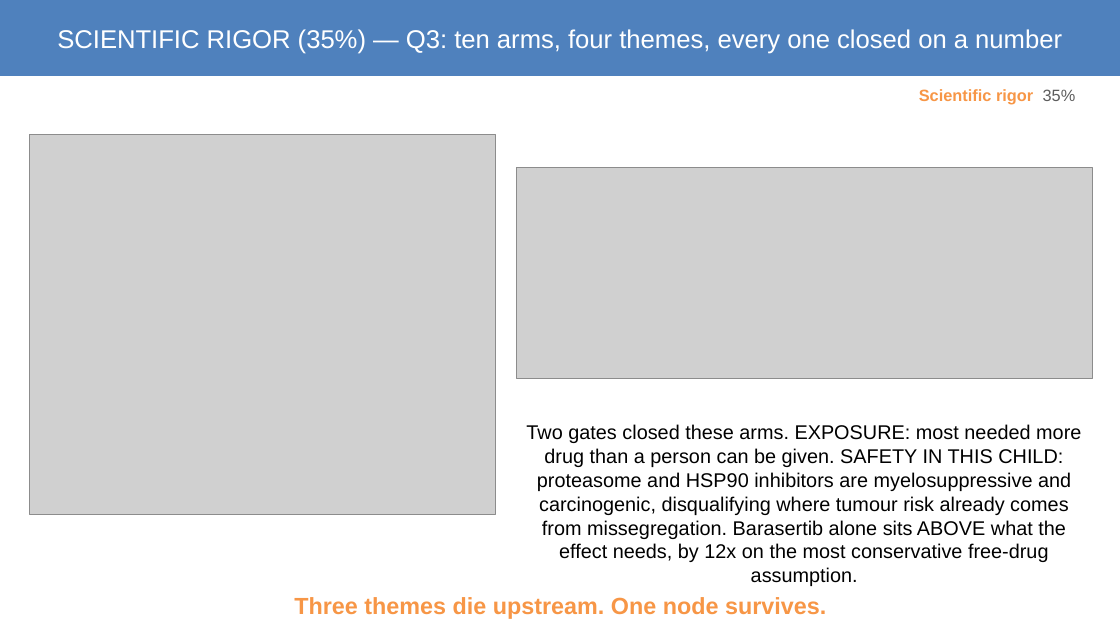
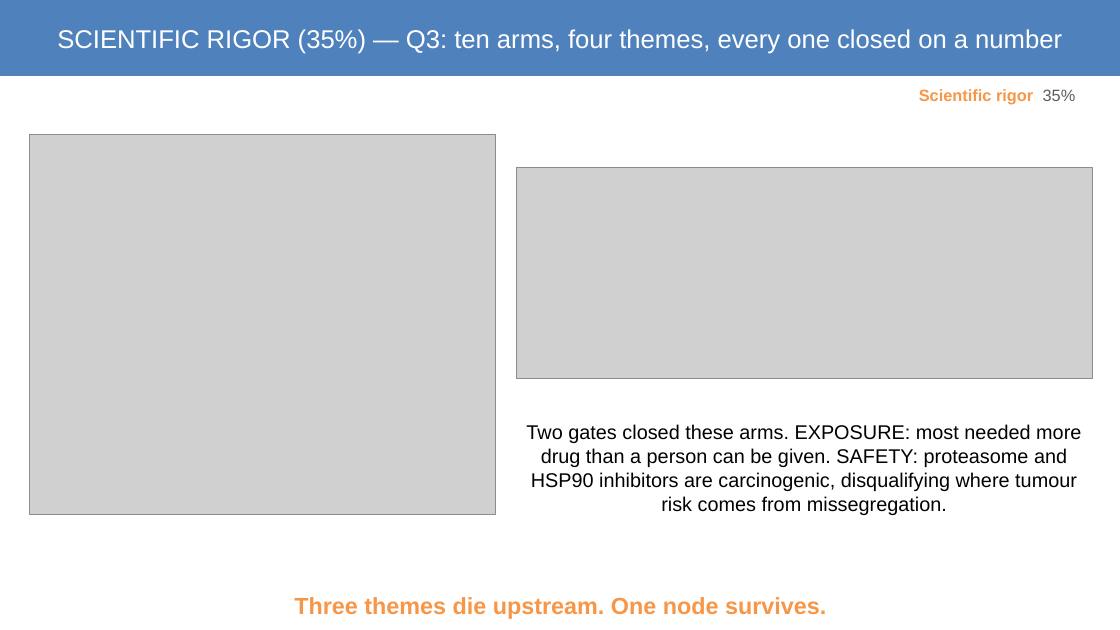
Before and after one commit to asheus/mva-track2-2026, a slide deck: slide 8 of docs/mva/MVA-Track2.pptx. Drawn at 1120x630 pixels with LibreOffice and Linux fonts; fonts in the diff are those of the drawing; grey boxes stand for pictures. Boxes give left, top, right and bottom in pixels: in the first picture for what was removed or moved away, otherwise in the second. Text is boxed around its words. In the diff, an @@ line names an element or a change of style, - is before the commit and + after.

Commit message:
Deck: fix text overflows and label collisions

```diff
--- a/docs/mva/MVA-Track2.pptx
+++ b/docs/mva/MVA-Track2.pptx
@@ text at (526, 424, 1081, 515): text changed @@
-Two gates closed these arms. EXPOSURE: most needed more drug than a person can be given. SAFETY IN THIS CHILD: proteasome and HSP90 inhibitors are myelosuppressive and carcinogenic, disqualifying where tumour risk already comes from missegregation. Barasertib alone sits ABOVE what the effect needs, by 12x on the most conservative free-drug assumption.
+Two gates closed these arms. EXPOSURE: most needed more drug than a person can be given. SAFETY: proteasome and HSP90 inhibitors are carcinogenic, disqualifying where tumour risk comes from missegregation.
```
Also in this commit, not shown: 2 other slides changed, 1 other file.
